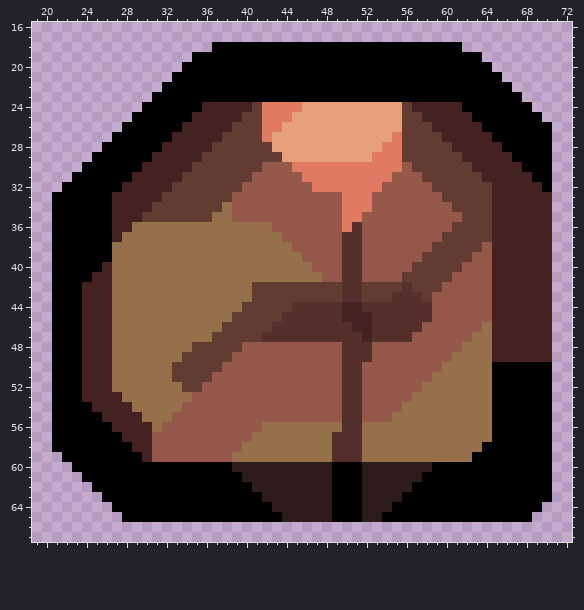
One commit to this sprite sheet: _assets/model_textures/body/body_default.png. Above: the version before the commit.
The file is 94x79 pixels. Shown: x 19..72, y 16..67.
And afterwards:
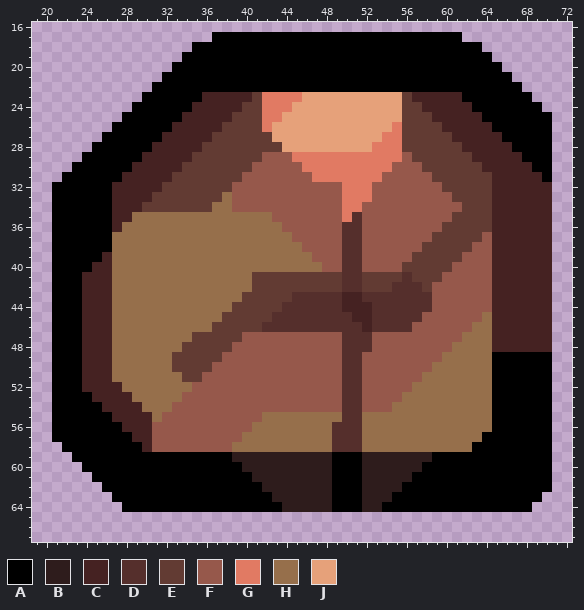
Palette (. is transparent): A #000000  B #2e1c1c  C #452222  D #552f2c  E #623b33  F #96584b  G #e17a63  H #966f4b  J #e6a17a
The edit:
Changed rows in their new state; - is an unchanged pixel.
first column x 21:
17 ----------------AAAAAAAAAAAAAAAAAAAAAAAAA---------
18 --------------AA-------------------------AA-------
19 -------------A-----------------------------A------
20 ------------A-------------------------------A-----
21 -----------A---------------------------------A----
22 ----------A-----------------------------------A---
23 ---------A-----CCCCCEGGGGJJJJJJJJJJECCCCC------A--
24 --------A-----C----E----J-----------E----C------A-
25 -------A-----C----E----J-------------E----C------A
26 ------A-----C----E----J-----------G---E----C------
27 -----A-----C----E----E-----------G-----E----C-----
28 ----A-----C----E------E---------G-------E----C----
29 ---A-----C----E------FFFGGGGGGGG---F-----E----C---
30 --A-----C----E------F---F---------F-F-----E----C--
31 -A-----C----E------F-----F-------F---F-----E----C-
32 A-----C----E------F-------FFF---F-----F----------C
33 ----------E------H---------------------F----------
34 ---------E------H--------------F--------F---------
35 --------HHHHHHHH--HHHH--------D---------E---------
36 -------H--------------H------D---------E----------
37 ------H----------------H--------------E----F------
38 ------------------------H------------E----F-------
39 -----C-------------------H----------E----F--------
40 ----C---------------------H--------E----F---------
41 ---C----------------EEEEEEEEE--EEEED---F----------
42 ----------------------------------D-D-F-----------
43 -------------------E----DDDDDCCDDD---D------------
44 ------------------E----D-------C------------------
45 -----------------E----D------D-------F-----H------
46 ----------------E----D--------D-----F-----H-------
47 --------------EE---FFFFFFFFFF--DFFFF-----H--------
48 -------------E----F---------------------H---------
49 ------------E----F-------------F-------H----AAAAAA
50 ----------------F---------------------H-----------
51 ------------H--F---------------------H------------
52 ------C------HF---------------------H-------------
53 ---A---C-----F---------------------H--------------
54 ----A---C---F---------------------H---------------
55 -----A---C-F---------HHHHHHHH--HHH----------------
56 ------A---F---------H-------D---------------------
57 -------A-----------H-----------------------A------
58 .-------A---------H-----------------------A-------
59 -.-------AAAAAAAAABBBBBBBBBBAAABBBBBBBAAAA--------
60 --.---------------A------------------A------------
61 ---.---------------A----------------A-------------
62 ----.---------------A--------------A--------------
63 -----.---------------A------------A--------------.
64 ------.---------------A----------A--------------.-
65 -------.........................................--
